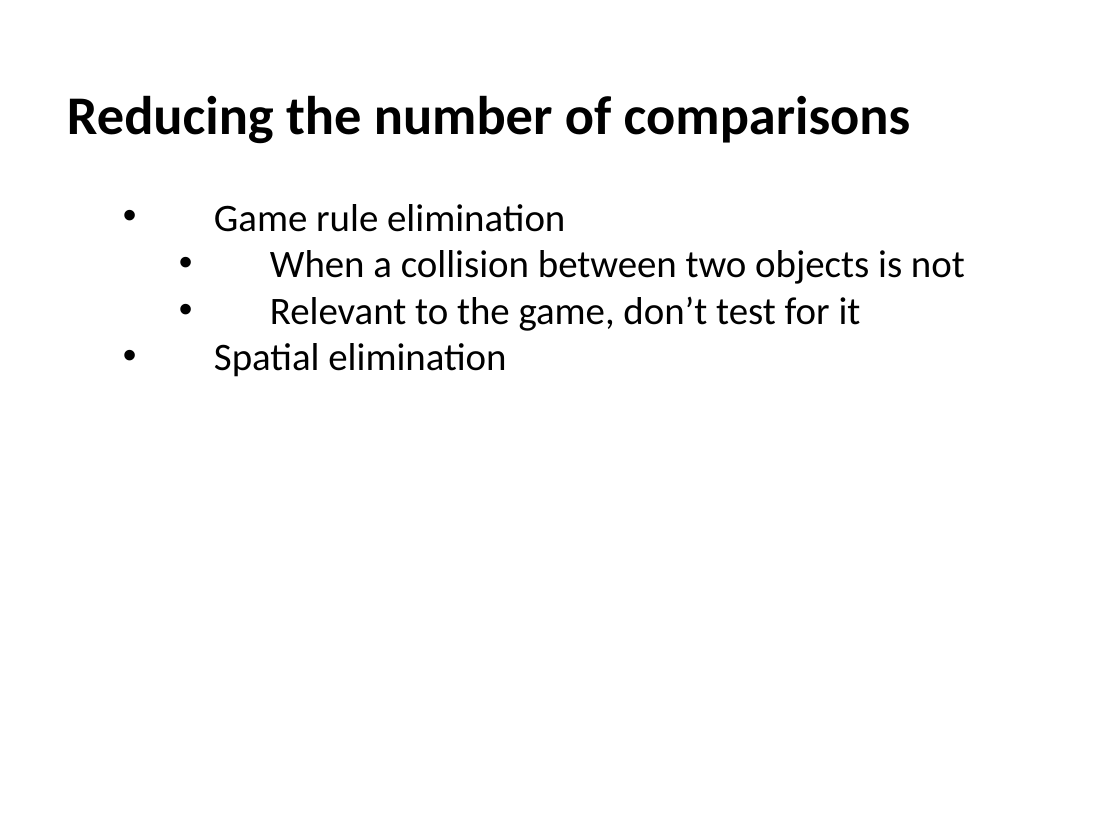
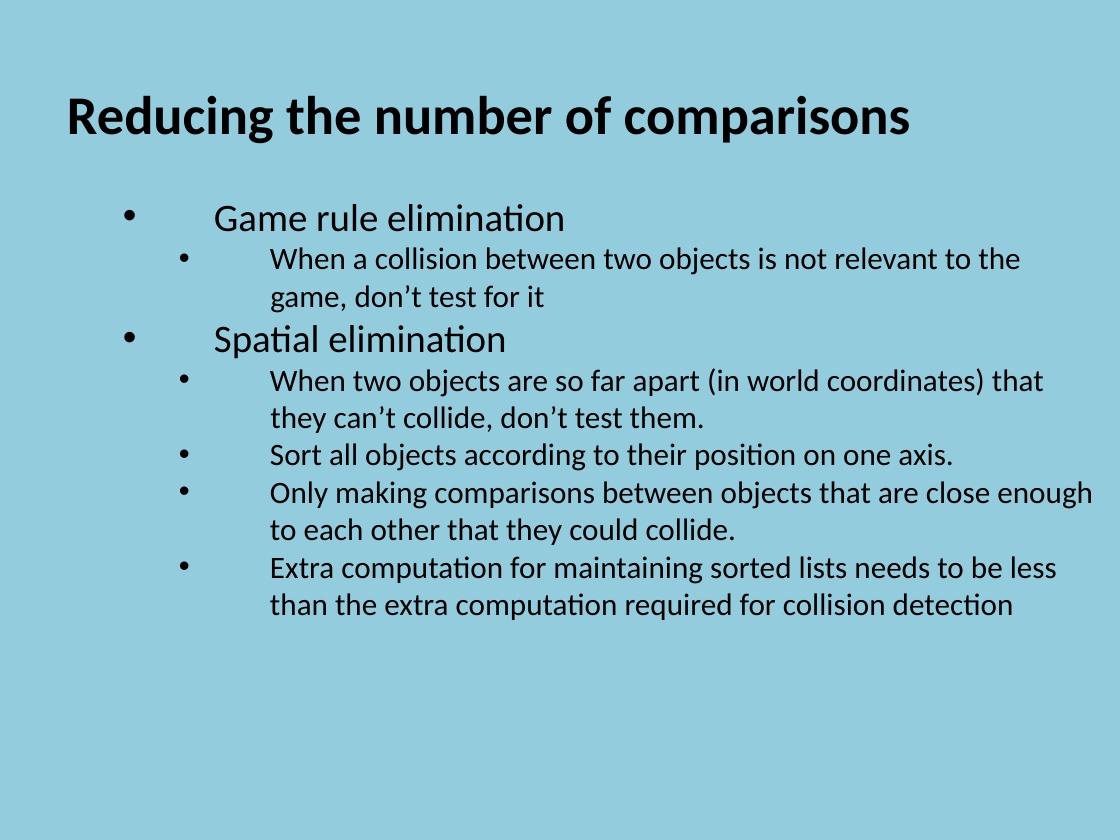
Before and after one commit to szetko/course-materials, a slide deck: slide 5 of Programming 4/08.2 NPC Collision/08.2 NPC Collision.pptx. Drawn at 1120x840 pixels with LibreOffice and Linux fonts; fonts in the diff are those of the drawing. Boxes give left, top, right and bottom in pixels: in the first picture for what was removed or moved away, otherwise in the second. Text is boxed around its words. In the diff, an @@ line names an element or a change of style, - is before the commit and + after.

Commit message:
Add
08.2 NPC Collision

```diff
--- a/Programming 4/08.2 NPC Collision/08.2 NPC Collision.pptx
+++ b/Programming 4/08.2 NPC Collision/08.2 NPC Collision.pptx
@@ background #FFFFFF to #93CDDD @@
@@ text at [270,247,1020,313]: text changed; size 25 to 20 pt @@
-      • When a collision between two objects is not
-      • Relevant to the game, don’t test for it
+      • When a collision between two objects is not relevant to the
+      game, don’t test for it
@@ text at [270,368,1093,620]: paragraphs added @@
+      • When two objects are so far apart (in world coordinates) that
+      they can’t collide, don’t test them.
+      • Sort all objects according to their position on one axis.
+      • Only making comparisons between objects that are close enough to each other that they could collide.
+      • Extra computation for maintaining sorted lists needs to be less than the extra computation required for collision detection
```
Also in this commit, not shown: 4 other slides changed, 13 slides added, 27 other files.
